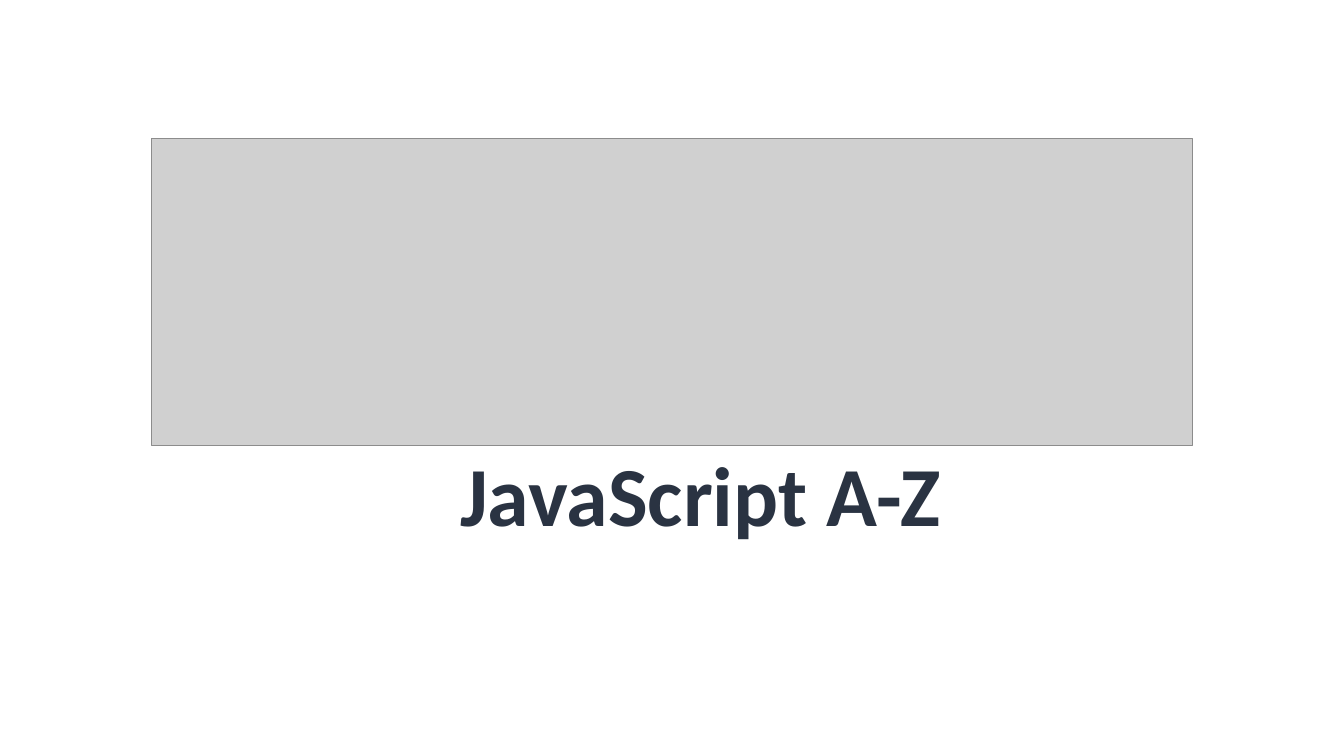
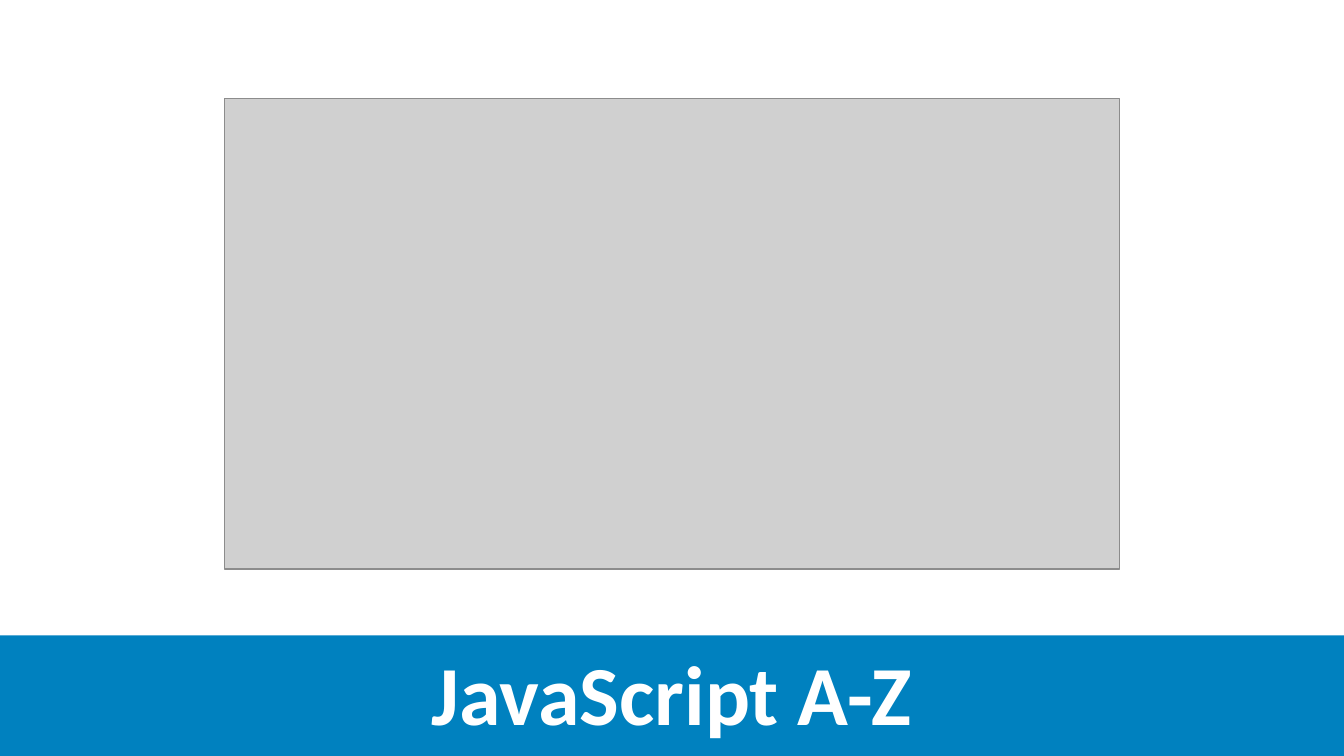
Before and after one commit to ITLab-Academy/Javascript_A_Z, a slide deck: slide 1 of Slides.pptx. Drawn at 1344x756 pixels with LibreOffice and Linux fonts; fonts in the diff are those of the drawing; grey boxes stand for pictures. Boxes give left, top, right and bottom in pixels: in the first picture for what was removed or moved away, otherwise in the second. Text is boxed around its words. In the diff, an @@ line names an element or a change of style, - is before the commit and + after.

```diff
--- a/Slides.pptx
+++ b/Slides.pptx
@@ picture: place and size @@
-picture at [151,139,1193,446]
+picture at [225,99,1119,570]
@@ rectangle added at [0,635,1344,756], fill #0081BF @@
@@ text "JavaScript A-Z": place and size @@
-text "JavaScript A-Z" at [460,467,940,540]
+text "JavaScript A-Z" at [432,666,912,739]
@@ text "JavaScript A-Z" at [432,666,912,739]: text colour #2A3342 to #FFFFFF @@
```
Also in this commit, not shown: 23 other slides changed, 1 slide added, 1 slide removed.
